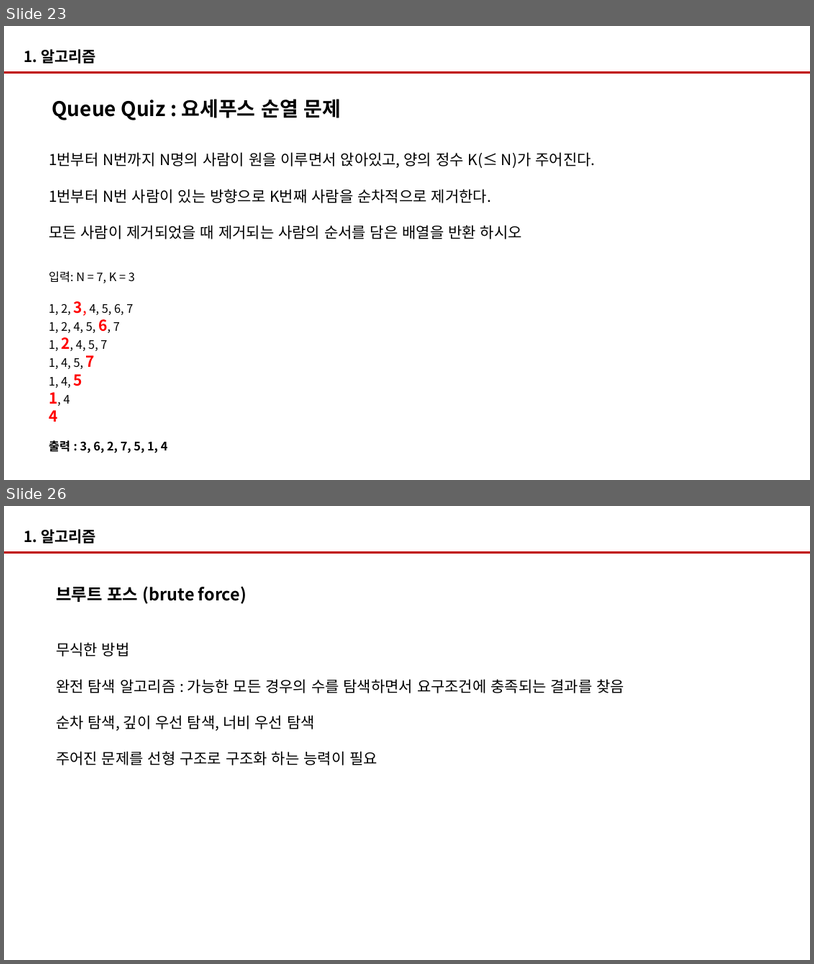
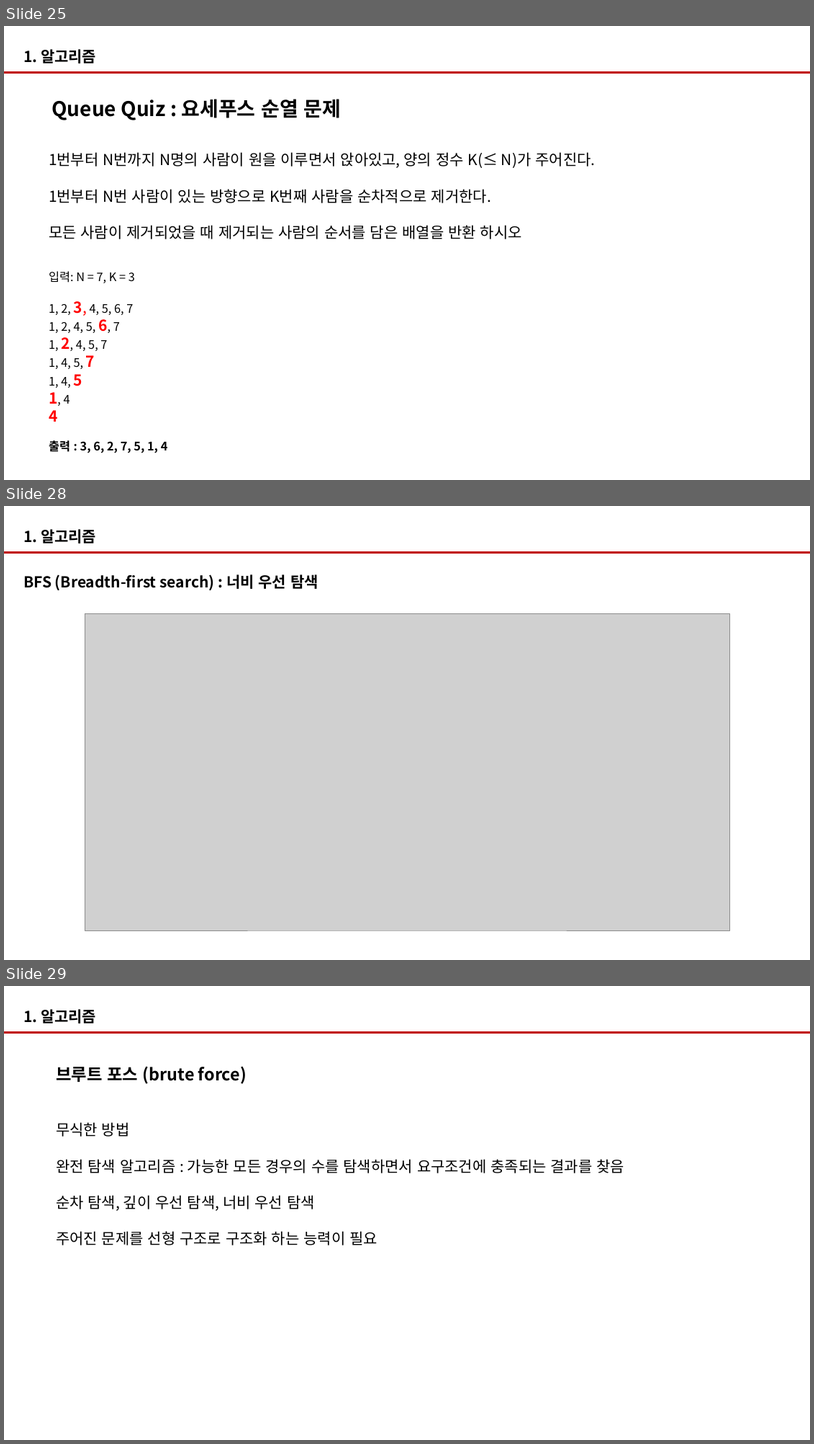
Before and after one commit to lectureazi/algorithm, a slide deck: 알고리즘수업자료.pptx. Shown one above the other, each under a label of ours: slides 23 and 26 before the commit, slides 25, 28 and 29 after it; the slides between them are not shown. The pictures are 814x964 and 814x1444 pixels, drawn with LibreOffice and Linux fonts; fonts in the diff are those of the drawing; grey boxes stand for pictures. Boxes give left, top, right and bottom in pixels: in the first picture for what was removed or moved away, otherwise in the second. Text is boxed around its words. In the diff, an @@ line names an element or a change of style, - is before the commit and + after.

```diff
--- a/알고리즘수업자료.pptx
+++ b/알고리즘수업자료.pptx
@@ slide 28 added at [4,506,810,960], background #FFFFFF @@
@@ text added at [23,529,96,543], 18 pt, text #000000, bold @@
+1. 알고리즘
@@ line added from (4, 553) to (810, 553), #C00000 3 pt @@
@@ text added at [23,574,319,590], 18 pt, text #000000, bold @@
+BFS (Breadth-first search) : 너비 우선 탐색
@@ picture added at [85,614,730,930] @@
@@ what was slide 23 is now slide 25 @@
@@ what was slide 26 is now slide 29 @@
```
Also in this commit, not shown: 5 slides changed, 2 other slides added, 1 slide removed, 27 other files.
